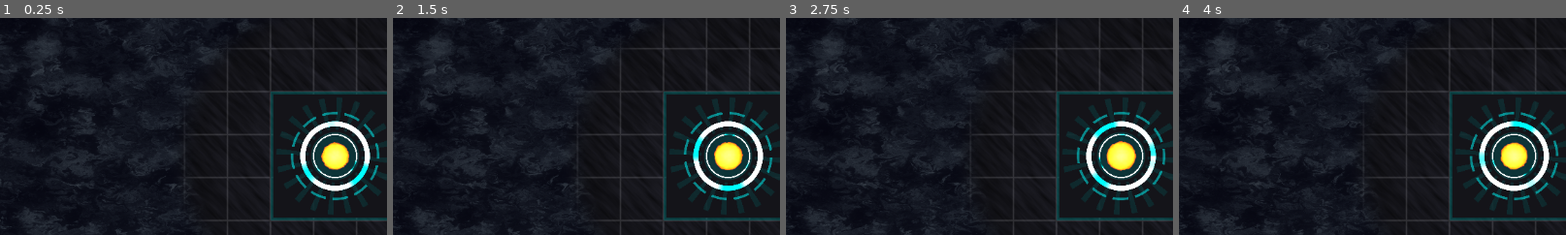
Above: before the commit, frames 1-4 (left to right).
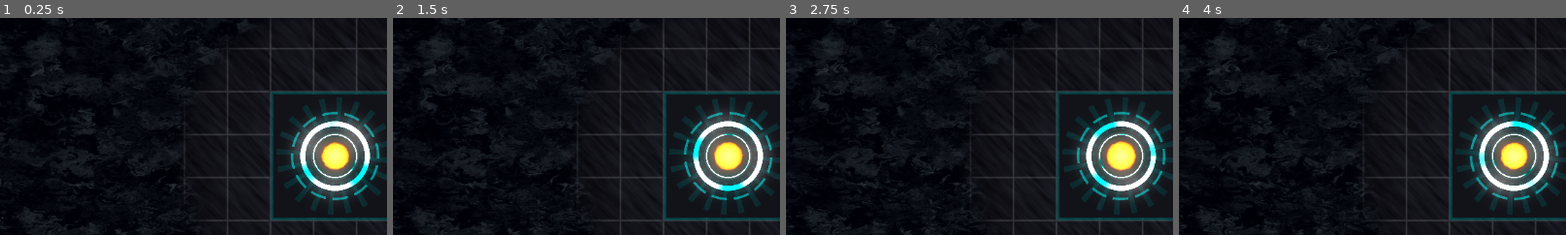
Above: after the commit, the same moments.

Repository: VexingVoxel/prismatica
Game: Godot game, scene res://game/scenes/main.tscn
The game is run twice, just before and just after one commit, with the same random seed, the same clock (stepped at 60 frames per second) and the same inputs.
Inputs (mouse positions are % of the whole screen's width and height, from its top left):
- Up to frame 1 (0.25 s): no input
- Up to frame 2 (1.5 s): tap Enter at 0.5 s; move the mouse to (72, 45) at 0.52 s; click (72, 45) at 0.67 s; click "OVERLOAD" at 1.25 s
- Up to frame 3 (2.75 s): move the mouse to (30, 55) at 2.02 s; click (30, 55) at 2.17 s
- Up to frame 4 (4 s): move the mouse to (60, 28) at 2.77 s; click (60, 28) at 2.92 s; move the mouse to (45, 70) at 3.52 s; click (45, 70) at 3.67 s
The pictures show only the part of the screen within x 7-57%, y 18-68%; the shares and areas given below are measured in that part.

The runs differ from the first frame. In frame 1, 4.2% of the frame differs, in the area x 75-98%, y 44-84%; in frame 2, 4.2%; in frame 3, 4.1%; in frame 4, 4.2%, in the area x 76-98%, y 45-84%.

Commit message:
feat(visuals): Fine-tune glow and color curve for visual progression
This commit finalizes the visual polish for Core Reactor and shape progression.

- **Glow Tuning:**
  - Adjusted global glow parameters (intensity, bloom, threshold) to achieve a subtle, controlled glow effect.
  - Resolved CanvasLayer interaction with WorldEnvironment to ensure glow renders correctly on shapes.
- **Shape Progression:**
  - Refined color curve for squares to create a distinct visual progression:
    - Levels 1-4: Muted, non-glowing outlines (colors below HDR threshold).
    - Level 5: Clear, noticeable glow (color above HDR threshold).
- **Core Visuals:** Adjusted Core element colors to ensure proper glow without oversaturation.
- **Spark VFX:** Finalized spark color, size, and added sizzle trail.

Diff:
--- a/godot/game/scenes/main.tscn
+++ b/godot/game/scenes/main.tscn
@@ -13,14 +13,16 @@
 glow_enabled = true
 glow_levels/1 = 1.0
 glow_levels/2 = 1.0
-glow_levels/3 = 0.6
-glow_levels/4 = 0.6
-glow_levels/5 = 0.4
-glow_intensity = 1.5
-glow_bloom = 0.5
+glow_levels/3 = 0.3
+glow_levels/5 = 0.0
+glow_intensity = 0.3
+glow_strength = 0.5
+glow_bloom = 0.3
 glow_blend_mode = 0
-glow_hdr_threshold = 0.9
-glow_hdr_scale = 1.5
+glow_hdr_threshold = 0.8
+glow_hdr_scale = 1.2
+tonemap_mode = 0
+auto_exposure_enabled = false
 
 [sub_resource type="ShaderMaterial" id="ShaderMaterial_plasma"]
 shader = ExtResource("5_plasma")
@@ -58,7 +60,7 @@
 script = ExtResource("4_camera_shake")
 
 [node name="BackgroundCanvas" type="CanvasLayer" parent="."]
-layer = -1
+layer = -2
 
 [node name="BackgroundNode" type="Control" parent="BackgroundCanvas"]
 layout_mode = 3
@@ -81,7 +83,7 @@
 color = Color(0, 0, 0, 1)
 
 [node name="GridCanvas" type="CanvasLayer" parent="."]
-layer = 0
+layer = -1
 follow_viewport_enabled = true
 
 [node name="FloorRect" type="ColorRect" parent="GridCanvas"]
@@ -102,12 +104,9 @@
 offset_bottom = 50000.0
 mouse_filter = 2
 
-[node name="GameplayCanvas" type="CanvasLayer" parent="."]
-follow_viewport_enabled = true
-
-[node name="GridView" type="Node2D" parent="GameplayCanvas"]
+[node name="GridView" type="Node2D" parent="."]
 script = ExtResource("3_grid_view")
 
-[node name="CoreVisual" type="Node2D" parent="GameplayCanvas/GridView"]
+[node name="CoreVisual" type="Node2D" parent="GridView"]
 
 [node name="HUD" parent="." instance=ExtResource("2_hud")]
--- a/godot/game/scripts/views/grid_view.gd
+++ b/godot/game/scripts/views/grid_view.gd
@@ -79,11 +79,11 @@
 	if poly and poly.material:
 		var mat: ShaderMaterial = poly.material
 
-		# Colors
-		var color_low: Color = Color(0.0, 0.4, 0.4, 0.8) # Dim
-		var color_mid: Color = Color(0.0, 1.0, 1.0, 1.0) # Standard
-		var color_high: Color = Color(0.0, 2.0, 2.0, 1.0) # HDR
-		var color_max: Color = Color(0.0, 4.0, 4.0, 1.0) # Pure HDR Cyan (No Red)
+		# Colors - All HDR for Glow
+		var color_low: Color = Color(0.0, 0.4, 0.4, 1.0) # Level 1 (Very Muted) - No Glow
+		var color_mid: Color = Color(0.0, 0.6, 0.6, 1.0) # Level 2-3 (Subtle Visible) - No Glow
+		var color_high: Color = Color(0.0, 0.75, 0.75, 1.0) # Level 4 (Clearly Visible) - No Glow
+		var color_max: Color = Color(0.0, 3.5, 3.5, 1.0) # Level 5 (Spot on glow)
 
 		# Target Props
 		var target_color: Color
@@ -102,9 +102,8 @@
 			target_fill_alpha = 0.0
 		else: # Level 5+
 			target_color = color_max
-			target_width = 4.0 # Slight bump for max
-			target_fill_alpha = 0.6 # Semi-transparent fill to show outline contrast
-
+			target_width = 3.0 # Match others to prevent blob
+			target_fill_alpha = 0.2 # Very semi-transparent fill
 		var tween: Tween = create_tween()
 		tween.set_parallel(true)
 
@@ -180,7 +179,7 @@
 
 	# 3. Primary Ring (Energy Flow - Static Geometry, Scrolling Texture)
 	create_ring.call(48.0, 8.0, Color.WHITE, "res://assets/shaders/energy_flow.gdshader", {
-		"base_color": Color(4.0, 4.0, 4.0),
+		"base_color": Color(4.0, 4.0, 4.0), # Reverted
 		"flow_color": Color(0.0, 2.0, 2.0),
 		"speed": 2.0,
 		"turbulence": 5.0
@@ -188,7 +187,7 @@
 
 	# 4. Inner Ring (Gyro - Fast Energy)
 	var inner_ring = create_ring.call(32.0, 2.0, Color.WHITE, "res://assets/shaders/energy_flow.gdshader", {
-		"base_color": Color(8.0, 8.0, 8.0), # Very bright
+		"base_color": Color(8.0, 8.0, 8.0), # Reverted
 		"flow_color": Color(0.0, 1.0, 1.0),
 		"speed": 5.0,
 		"turbulence": 2.0
@@ -206,8 +205,8 @@
 
 	var orb_mat = ShaderMaterial.new()
 	orb_mat.shader = preload("res://assets/shaders/singularity_orb.gdshader")
-	orb_mat.set_shader_parameter("core_color", Color(4.0, 2.0, 0.5, 1.0)) # Amber
-	orb_mat.set_shader_parameter("edge_color", Color(4.0, 0.5, 0.0, 1.0)) # Red
+	orb_mat.set_shader_parameter("core_color", Color(4.0, 2.0, 0.5, 1.0)) # Reverted
+	orb_mat.set_shader_parameter("edge_color", Color(4.0, 0.5, 0.0, 1.0)) # Reverted
 	orb.material = orb_mat
 
 	core_visual.add_child(orb)
@@ -254,11 +253,11 @@
 	# Apply Shader
 	var material: ShaderMaterial = ShaderMaterial.new()
 	material.shader = SHAPE_SHELL_SHADER
-	# Initial params (Level 0/1)
-	material.set_shader_parameter("outline_color", Color(0.0, 0.4, 0.4, 0.5)) # Dim Cyan
-	material.set_shader_parameter("fill_color", Color(0.0, 1.0, 1.0, 1.0)) # Solid Cyan
+	# Initial params (Level 0/1) - HDR for Glow
+	material.set_shader_parameter("outline_color", Color(0.0, 0.4, 0.4, 1.0)) # Very Muted Cyan (Barely Visible)
+	material.set_shader_parameter("fill_color", Color(0.0, 1.0, 1.0, 1.0))
 	material.set_shader_parameter("outline_width", 2.0)
-	material.set_shader_parameter("fill_alpha", 0.0) # Empty
+	material.set_shader_parameter("fill_alpha", 0.0)
 	material.set_shader_parameter("size", Vector2(size, size))
 	poly.material = material
 
